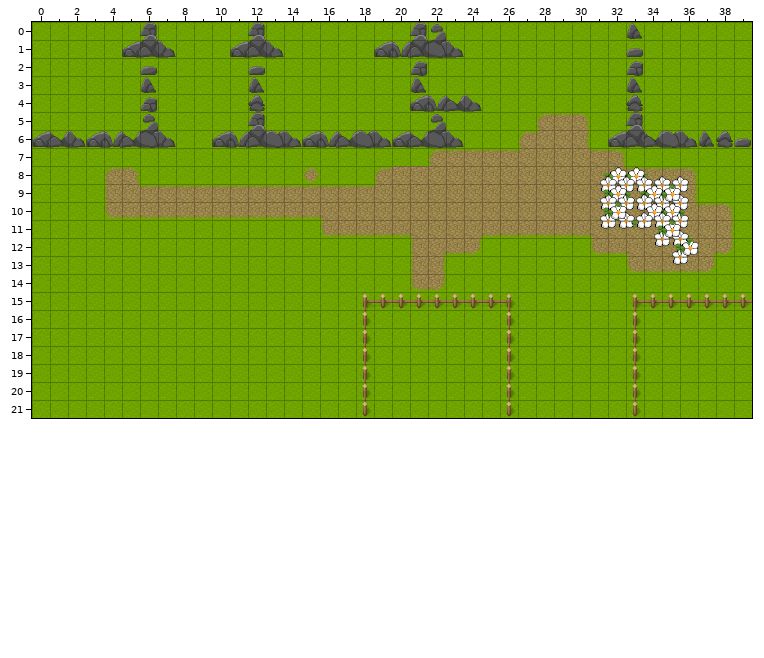
One commit to this Tiled map: maps/level2.tmx. Above: the version before the commit.
Cells are 32x32 px. Shown: x 0..39, y 0..21.
After:
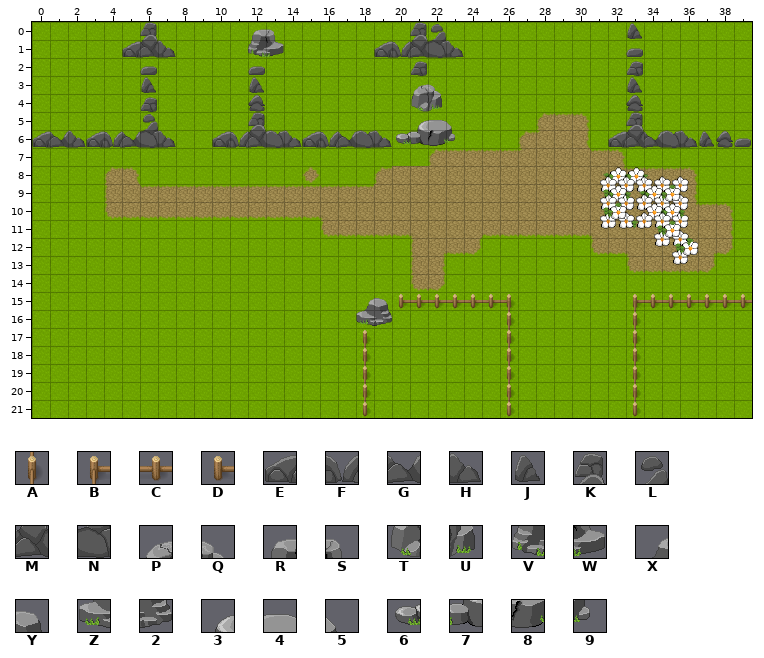
Key: from "[Base]Base": A 176, B 178, C 184, D 188; from "[M]Rocks": E 0, F 1, G 2, H 4, J 5, K 14, L 15, M 20, N 21; from "[M]Rocks2": P 30, Q 31, R 32, S 33, T 42, U 43, V 44, W 45, X 56, Y 57, Z 68, 2 69, 3 79, 4 80, 5 81, 6 90, 7 91, 8 92, 9 93.
_ is an empty cell.
Tiles replaced or removed in this view: A, B, C, E, F, G, H, J, K, L, M, N.
Diff:
Changed rows in their new state; . is an unchanged cell.
Layer "elements":
first column x 11:
 0 .RS...........
 1 _VW...........
 3 ..........PQ..
 4 ..........TU__
 5 ..........345.
 6 .........6789.
first column x 18:
15 XYD
16 Z2.
Pixel boxes of the changes (left, top, right, bottom) in both pictures:
changed: (230, 22, 284, 58)
changed: (392, 77, 482, 148)
changed: (356, 294, 410, 328)
